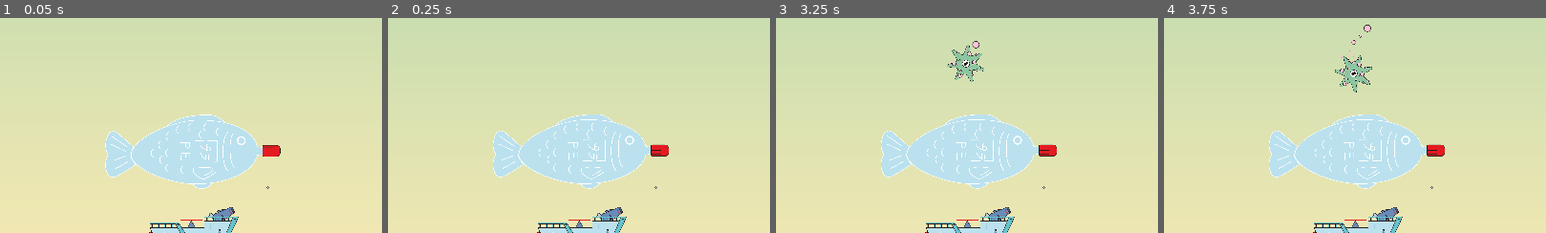
Above: before the commit, frames 1-4 (left to right).
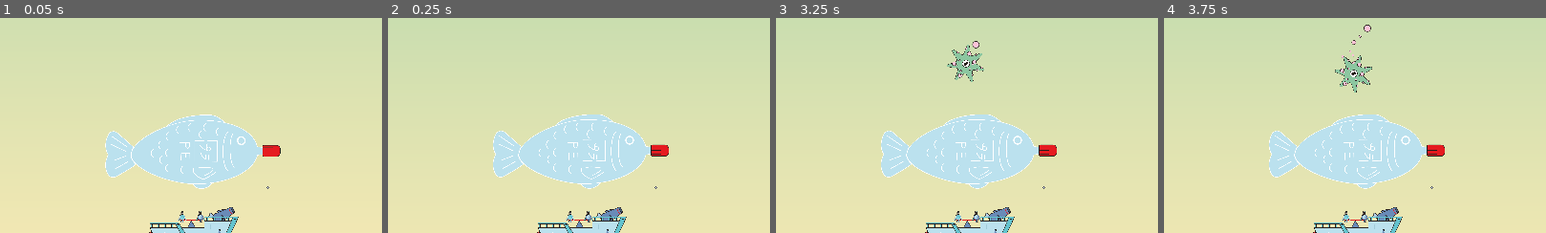
Above: after the commit, the same moments.

Repository: TheJP/GlobalGameJam2025
Game: Godot game, scene res://level/level.tscn
Same seed, same stepped clock (60 frames per second), same inputs: the game is played once before the commit and once after it. The engine's default icon, where the game draws it, is replaced by a stand-in: a white triangle on a blue panel in a dark square.
Inputs:
- Up to frame 1 (0.05 s): no input
- Up to frame 2 (0.25 s): no input
- Up to frame 3 (3.25 s): tap Enter at 0.5, 2 s; tap Space at 1.25, 2.75 s
- Up to frame 4 (3.75 s): no input
The pictures show only the part of the screen within x 25-75%, y 0-50%; the shares and areas given below are measured in that part.

The runs differ from the first frame. In frame 1, 0.1% of the frame differs, in the area x 46-54%, y 89-96%; in frame 2, 0.1%; in frame 3, 0.1%; in frame 4, 0.1%.

Commit message:
Add people to pump

Diff:
--- a/boat/boat.tscn
+++ b/boat/boat.tscn
@@ -9,7 +9,9 @@
 [ext_resource type="PackedScene" uid="uid://cvmhyn08vbokq" path="res://boat/canon/canon.tscn" id="6_qdx53"]
 [ext_resource type="Texture2D" uid="uid://ctko1cwrh3i08" path="res://boat/sprites/Wippe_bewegbar.png" id="7_o1iwa"]
 [ext_resource type="Script" path="res://boat/horizontal_movement_visualization.gd" id="9_k6ht6"]
+[ext_resource type="Texture2D" uid="uid://btovuaisrbpte" path="res://boat/sprites/person 1.png" id="9_nb3ok"]
 [ext_resource type="Texture2D" uid="uid://fukgndkxxg0s" path="res://boat/sprites/bubble.png" id="9_un0lo"]
+[ext_resource type="Texture2D" uid="uid://er8c1retoiy3" path="res://boat/sprites/person 2.png" id="10_klxgl"]
 
 [sub_resource type="Gradient" id="Gradient_qcf7q"]
 offsets = PackedFloat32Array(0, 0.786667, 1)
@@ -48,13 +50,22 @@
 polygon = PackedVector2Array(-695, -720, -500, -580, -125, -470, 395, -490, 625, -595, 770, -815, 680, -955, 385, -1095, 25, -1115, -245, -1090, -530, -960, -700, -805)
 
 [node name="Pump" type="Node2D" parent="."]
+position = Vector2(-20, -161)
 script = ExtResource("5_rbixw")
 
 [node name="PumpBarSprite" type="Sprite2D" parent="Pump"]
-position = Vector2(-20, -161)
 texture = ExtResource("7_o1iwa")
 
-[node name="Sprite2D" type="Sprite2D" parent="Pump"]
+[node name="People" type="Node2D" parent="Pump/PumpBarSprite"]
+scale = Vector2(1, 1)
+
+[node name="PersonLeft" type="Sprite2D" parent="Pump/PumpBarSprite/People"]
+position = Vector2(-115, -39)
+texture = ExtResource("9_nb3ok")
+
+[node name="PersonLeft2" type="Sprite2D" parent="Pump/PumpBarSprite/People"]
+position = Vector2(115, -39)
+texture = ExtResource("10_klxgl")
 
 [node name="HorizontalMovementVisualization" type="Node2D" parent="."]
 script = ExtResource("9_k6ht6")
Not shown: 1 places in boat/boat.tscn that only renumber resources
